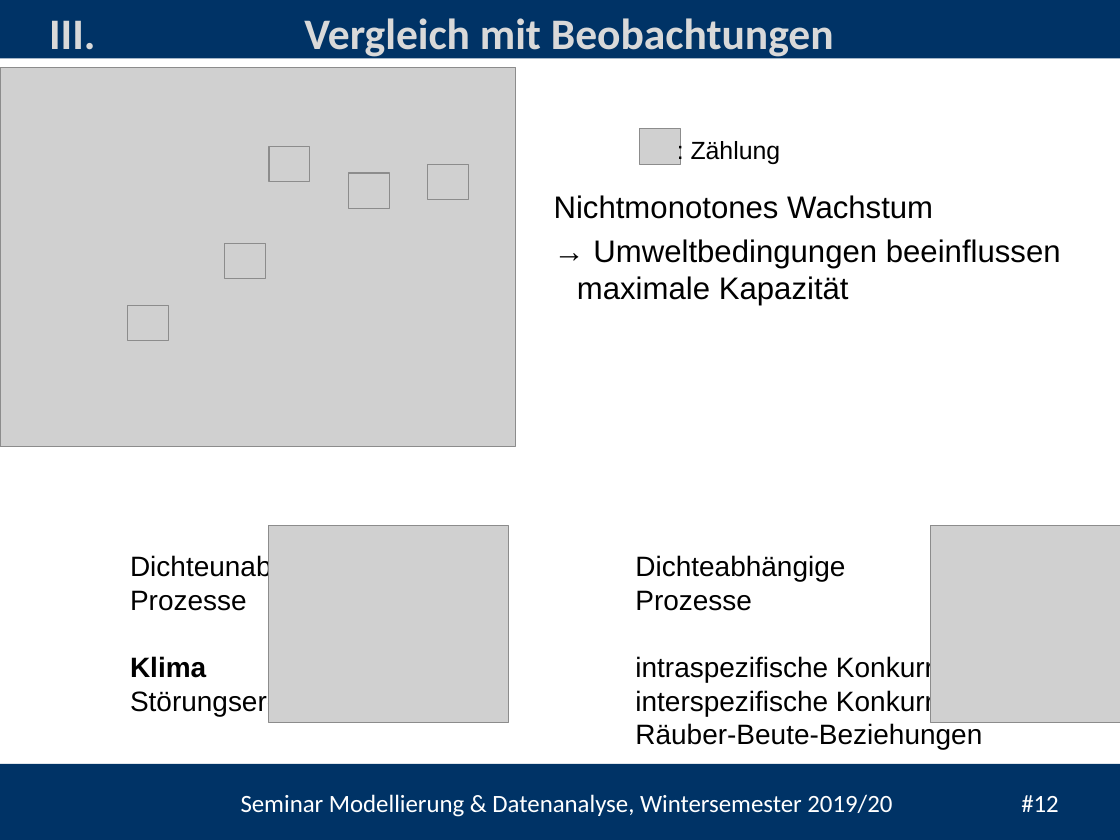
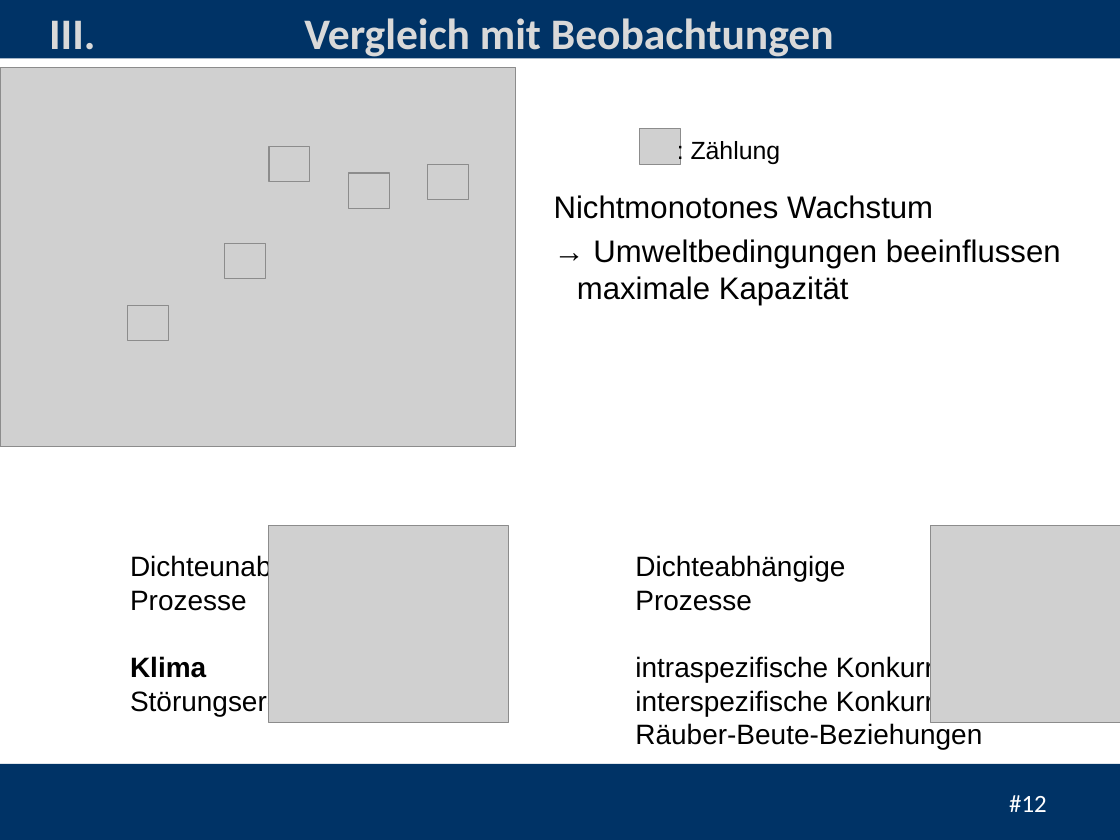
Before and after one commit to heistermann/Einf_Modellierung, a slide deck: slide 12 of Termin_3/folien/Termin_3_Populationsmodelle.pptx. Drawn at 1120x840 pixels with LibreOffice and Linux fonts; fonts in the diff are those of the drawing; grey boxes stand for pictures; background and template pictures are left out. Boxes give left, top, right and bottom in pixels: in the first picture for what was removed or moved away, otherwise in the second. Text is boxed around its words. In the diff, an @@ line names an element or a change of style, - is before the commit and + after.

```diff
--- a/Termin_3/folien/Termin_3_Populationsmodelle.pptx
+++ b/Termin_3/folien/Termin_3_Populationsmodelle.pptx
@@ text removed at (241,794,1059,817) @@
-Seminar Modellierung & Datenanalyse, Wintersemester 2019/20 #12
@@ page number added at (1009,795,1046,812), 16 pt, text #FFFFFF @@
+#12
```
Also in this commit, not shown: 14 other slides changed, 1 slide added, 1 slide removed, 1 other file.
